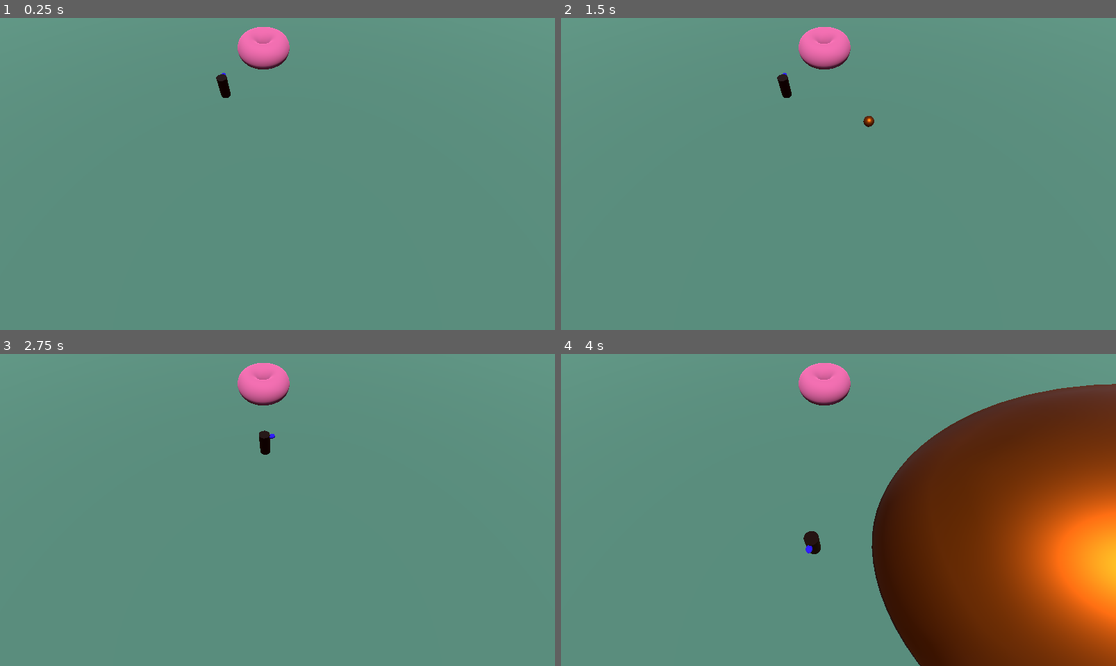
Above: before the commit, frames 1-4 (two rows, left to right).
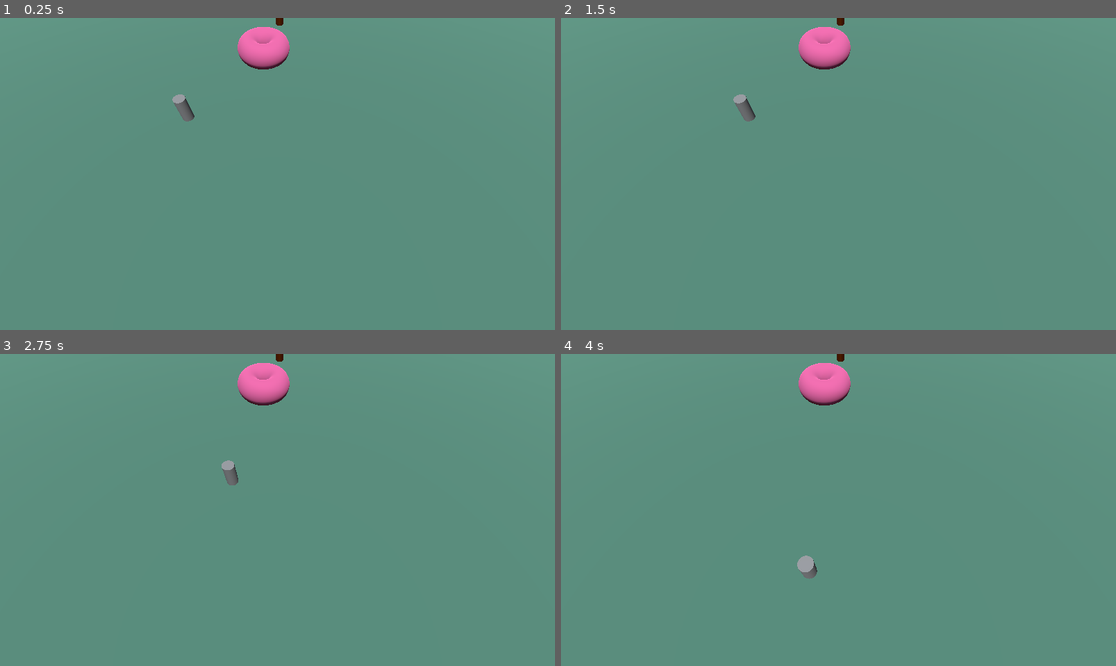
Above: after the commit, the same moments.

Repository: CoininDev/LigmadasLendas
Game: Godot game, scene res://cenas/cena_de_teste.tscn
Same seed, same stepped clock (60 frames per second), same inputs: the game is played once before the commit and once after it.
Inputs (mouse positions are in pixels of both pictures, inside the frame that each line leads up to):
- Up to frame 1 (0.25 s): no input
- Up to frame 2 (1.5 s): tap Enter at 0.5 s; move the mouse to (960, 158) at 0.52 s; hold Right (ui_right) 0.53-1.28 s; tap E (e) at 0.6 s; click (960, 158) at 0.8 s; move the mouse to (727, 189) at 1.27 s; hold Down (ui_down) from 1.28 s (still down); click (727, 189) at 1.35 s
- Up to frame 3 (2.75 s): right-click (166, 525) at 1.55 s; move the mouse to (333, 441) at 2.02 s; release Down (ui_down) at 2.03 s; hold Right (ui_right) from 2.03 s (still down); hold Right mouse button (mright) from 2.03 s (still down); tap Q (q) at 2.3 s
- Up to frame 4 (4 s): move the mouse to (810, 572) at 2.77 s; release Right (ui_right) at 2.78 s; release Right mouse button (mright) at 2.78 s; hold Up (ui_up) 2.78-3.53 s; tap Q (q) at 2.85 s; tap R (r) at 3.05, 3.6 s; move the mouse to (1005, 556) at 3.52 s; hold Left (ui_left) from 3.53 s (still down); tap W (w) at 3.8 s

The runs differ from the first frame. In frame 1, 0.4% of the frame differs, in the area x 31-52%, y 0-34%; in frame 2, 0.4%; in frame 3, 0.3%; in frame 4, 34%, in the area x 42-100%, y 0-100%.
Error before the commit: Invalid assignment of property or key 'material' with value of type 'StandardMaterial3D' on a base object of type 'Mesh'. (res://scripts/charbase.gd:106)

Commit message:
recomeço

Diff:
--- a/cenas/cena_de_teste.tscn
+++ b/cenas/cena_de_teste.tscn
@@ -1,7 +1,7 @@
 [gd_scene load_steps=12 format=3 uid="uid://dvmj1414akb08"]
 
 [ext_resource type="PackedScene" uid="uid://c1xp1m6kdpsgk" path="res://objs/camera_man.tscn" id="1_kqkdf"]
-[ext_resource type="PackedScene" uid="uid://iytvlww1wnxs" path="res://objs/char_base.tscn" id="2_587kj"]
+[ext_resource type="Script" path="res://scripts/cena_de_teste.gd" id="1_lt10w"]
 
 [sub_resource type="NavigationMesh" id="NavigationMesh_7vdlp"]
 vertices = PackedVector3Array(-49.5, 1, 6.75, -5.5, 1, 6.75, -5.5, 1, 5.5, -49.5, 1, 6.75, -5.5, 1, 5.5, -4.25, 1, 3.75 …(1431 unchanged characters)…
@@ -35,10 +35,9 @@
 ssao_enabled = true
 
 [node name="Cena de teste" type="Node3D"]
+script = ExtResource("1_lt10w")
 
 [node name="CameraMan" parent="." instance=ExtResource("1_kqkdf")]
-
-[node name="CharBase" parent="." instance=ExtResource("2_587kj")]
 
 [node name="NavigationRegion3D" type="NavigationRegion3D" parent="."]
 navigation_mesh = SubResource("NavigationMesh_7vdlp")
@@ -62,3 +61,6 @@
 
 [node name="DirectionalLight3D" type="DirectionalLight3D" parent="."]
 transform = Transform3D(1, 0, 0, 0, 0.36291, 0.931824, 0, -0.931824, 0.36291, 0, 8, 0)
+
+[node name="hero spawn" type="Marker3D" parent="."]
+transform = Transform3D(1, 0, 0, 0, 1, 0, 0, 0, 1, -8.113, 2, 18.008)
--- a/objs/char_base.tscn
+++ /dev/null
@@ -1,69 +0,0 @@
-[gd_scene load_steps=11 format=3 uid="uid://iytvlww1wnxs"]
-
-[ext_resource type="Script" path="res://scripts/charbase.gd" id="1_5ocqd"]
-[ext_resource type="PackedScene" uid="uid://7g5bq1ieqvc7" path="res://objs/targets/circular_area.tscn" id="2_1am66"]
-[ext_resource type="Material" uid="uid://tdbycpp30oep" path="res://graphics/gold.tres" id="3_foyf0"]
-
-[sub_resource type="SphereMesh" id="SphereMesh_7eere"]
-material = ExtResource("3_foyf0")
-radius = 4.0
-height = 4.0
-is_hemisphere = true
-
-[sub_resource type="SphereMesh" id="SphereMesh_kpxkx"]
-material = ExtResource("3_foyf0")
-radius = 10.0
-height = 10.0
-is_hemisphere = true
-
-[sub_resource type="StandardMaterial3D" id="StandardMaterial3D_mq4fk"]
-albedo_color = Color(0.411765, 0.207843, 0.14902, 1)
-metallic = 1.0
-metallic_specular = 1.0
-roughness = 0.02
-emission = Color(0.305882, 0.658824, 0.592157, 1)
-
-[sub_resource type="CylinderMesh" id="CylinderMesh_lnl31"]
-material = SubResource("StandardMaterial3D_mq4fk")
-
-[sub_resource type="CylinderShape3D" id="CylinderShape3D_0wd5r"]
-
-[sub_resource type="StandardMaterial3D" id="StandardMaterial3D_imhtu"]
-albedo_color = Color(0.145098, 0, 0.956863, 1)
-
-[sub_resource type="CapsuleMesh" id="CapsuleMesh_ofqr5"]
-material = SubResource("StandardMaterial3D_imhtu")
-height = 1.0
-
-[node name="CharBase" type="CharacterBody3D" groups=["char"]]
-transform = Transform3D(1, 0, 0, 0, 1, 0, 0, 0, 1, -5.67001, 1.60324, 13.4823)
-script = ExtResource("1_5ocqd")
-q_apply_to = ["char"]
-w_target = ExtResource("2_1am66")
-w_effects = {
-"adsf": 5.0
-}
-w_properties = {
-"area_radius": 4.0,
-"delay_sec": 0.5,
-"graphics": SubResource("SphereMesh_7eere")
-}
-r_properties = {
-"area_radius": 10.0,
-"delay_sec": 0.5,
-"graphics": SubResource("SphereMesh_kpxkx")
-}
-r_apply_to = ["char"]
-
-[node name="MeshInstance3D" type="MeshInstance3D" parent="."]
-mesh = SubResource("CylinderMesh_lnl31")
-
-[node name="CollisionShape3D" type="CollisionShape3D" parent="."]
-shape = SubResource("CylinderShape3D_0wd5r")
-
-[node name="NavigationAgent3D" type="NavigationAgent3D" parent="."]
-avoidance_enabled = true
-
-[node name="MeshInstance3D2" type="MeshInstance3D" parent="."]
-transform = Transform3D(-0.0199716, 0.441931, 0, -0.432807, -0.0203926, 0, 0, 0, 0.554438, 0.063448, 0.755017, -0.684919)
-mesh = SubResource("CapsuleMesh_ofqr5")
--- a/objs/targets/circular_area.tscn
+++ /dev/null
@@ -1,44 +0,0 @@
-[gd_scene load_steps=7 format=3 uid="uid://7g5bq1ieqvc7"]
-
-[ext_resource type="Script" path="res://scripts/targets/target_area.gd" id="1_8l00f"]
-[ext_resource type="Material" uid="uid://tdbycpp30oep" path="res://graphics/gold.tres" id="2_0mwe3"]
-[ext_resource type="Material" uid="uid://7s52l7ud3a8x" path="res://graphics/casd.tres" id="3_k6lly"]
-
-[sub_resource type="SphereMesh" id="SphereMesh_428yw"]
-material = ExtResource("2_0mwe3")
-radius = 4.0
-height = 4.0
-is_hemisphere = true
-
-[sub_resource type="SphereShape3D" id="SphereShape3D_1hmq0"]
-
-[sub_resource type="SphereMesh" id="SphereMesh_k45u5"]
-material = ExtResource("3_k6lly")
-radius = 4.0
-height = 4.0
-is_hemisphere = true
-
-[node name="CircularArea" type="Node3D"]
-transform = Transform3D(1, 0, 0, 0, 1, 0, 0, 0, 1, 0, 0, 10.2664)
-script = ExtResource("1_8l00f")
-properties = {
-"area_radius": 4.0,
-"delay_sec": 0.0,
-"graphics": SubResource("SphereMesh_428yw"),
-"range": 20.0
-}
-
-[node name="area" type="Area3D" parent="."]
-
-[node name="CollisionShape3D" type="CollisionShape3D" parent="area"]
-shape = SubResource("SphereShape3D_1hmq0")
-
-[node name="MeshInstance3D" type="MeshInstance3D" parent="area"]
-mesh = SubResource("SphereMesh_k45u5")
-skeleton = NodePath("../..")
-
-[node name="timer" type="Timer" parent="."]
-
-[connection signal="body_entered" from="area" to="area" method="_on_body_entered"]
-[connection signal="body_exited" from="area" to="area" method="_on_body_exited"]
-[connection signal="timeout" from="timer" to="." method="_on_timer_timeout"]
--- a/objs/targets/projectile.tscn
+++ /dev/null
@@ -1,48 +0,0 @@
-[gd_scene load_steps=8 format=3 uid="uid://dbbm3a5x1u3ny"]
-
-[ext_resource type="Script" path="res://scripts/targets/projectile.gd" id="1_p4gnw"]
-[ext_resource type="Material" uid="uid://tdbycpp30oep" path="res://graphics/gold.tres" id="2_hrrje"]
-[ext_resource type="Material" uid="uid://7s52l7ud3a8x" path="res://graphics/casd.tres" id="3_x1rdy"]
-
-[sub_resource type="SphereMesh" id="SphereMesh_bq3fo"]
-material = ExtResource("2_hrrje")
-
-[sub_resource type="SphereShape3D" id="SphereShape3D_8eypi"]
-
-[sub_resource type="BoxShape3D" id="BoxShape3D_jqegb"]
-
-[sub_resource type="QuadMesh" id="QuadMesh_hjj8v"]
-material = ExtResource("3_x1rdy")
-
-[node name="Projectile" type="Node3D"]
-script = ExtResource("1_p4gnw")
-effects = {
-"marca": true
-}
-properties = {
-"distance": 15,
-"graphics": SubResource("SphereMesh_bq3fo"),
-"radius": 0.5,
-"speed": 10.0
-}
-
-[node name="bullet" type="Area3D" parent="."]
-transform = Transform3D(1, 0, 0, 0, 1, 0, 0, 0, 1, 0, 0, -1)
-
-[node name="CollisionShape3D" type="CollisionShape3D" parent="bullet"]
-shape = SubResource("SphereShape3D_8eypi")
-
-[node name="MeshInstance3D" type="MeshInstance3D" parent="bullet"]
-
-[node name="end" type="Area3D" parent="."]
-transform = Transform3D(1, 0, 0, 0, 1, 0, 0, 0, 1, 0, 0, -15)
-
-[node name="CollisionShape3D" type="CollisionShape3D" parent="end"]
-shape = SubResource("BoxShape3D_jqegb")
-
-[node name="RangeShow" type="MeshInstance3D" parent="."]
-transform = Transform3D(1, 0, 0, 0, -4.37114e-08, 1, 0, -1, -4.37114e-08, 0, 0, -8)
-mesh = SubResource("QuadMesh_hjj8v")
-skeleton = NodePath("../bullet")
-
-[connection signal="area_entered" from="bullet" to="." method="_on_bullet_area_entered"]
--- a/project.godot
+++ b/project.godot
@@ -14,10 +14,6 @@
 run/main_scene="res://cenas/cena_de_teste.tscn"
 config/features=PackedStringArray("4.2", "Forward Plus")
 config/icon="res://icon.svg"
-
-[display]
-
-window/size/mode=3
 
 [editor_plugins]
 
--- /dev/null
+++ b/scripts/HeroBase.gd
@@ -0,0 +1,106 @@
+class_name HeroBase
+extends CharacterBody3D
+@export var max_health = 100
+@export var raw_armor = 25
+@export var raw_magic_resistance = 25
+@export var raw_psycho_resistance = 25
+@export var raw_physic_power = 50
+@export var raw_magic_power = 50
+@export var raw_psycho_power = 50
+@export var raw_speed = 750
+var speed = raw_speed
+var armor = raw_armor
+var magic_resistance = raw_magic_resistance
+var psycho_resistance = raw_psycho_resistance
+var physic_power = raw_physic_power
+var magic_power = raw_magic_power
+var psycho_power = raw_psycho_power
+
+var atk_target:Node
+
+var mover = true
+
+@export var effects = {
+	"root":0.0,
+	"silence":0.0,
+	"slow":0.0,
+	"taunt":0.0,
+	"fear":0.0,
+	"chant":0.0
+}
+
+@export var comps = {
+	"nav": NavigationAgent3D.new(),
+	"col": CollisionShape3D.new(),
+	"gfx": MeshInstance3D.new()
+}
+
+func _ready():
+	add_to_group("hero")
+	comps["col"].shape = CylinderShape3D
+	comps["nav"].path_desired_distance = 0.1
+	comps["nav"].target_desired_distance = 0.1
+	comps["col"].position.y = 1
+	comps["gfx"].position.y = 1
+
+	for comp in comps:
+		#comps[comp].name = comps[comp].name + str(unique_token())
+		add_child(comps[comp])
+	#name = name +str(unique_token())
+func _process(delta):
+	print(atk_target)
+	if not comps["nav"].is_navigation_finished() && mover:
+		move(delta)
+
+func _input(_e):
+	select_move_destiny()
+	select_target()
+
+#movement
+func select_move_destiny():
+	if Input.is_action_pressed("mright"):
+		#converter o ponto do mouse na tela 2d para um ponto 3d no jogo.
+		#para isso é preciso criar um raio, uma linha reta que parte da camera e segue até encontrar uma colisão.
+		var camera = get_tree().get_nodes_in_group("camera")[0]
+		var mousepos = get_viewport().get_mouse_position()
+		var raylen = 1000
+		var from = camera.project_ray_origin(mousepos)
+		var to = from + camera.project_ray_normal(mousepos) * raylen
+		var space = get_world_3d().direct_space_state
+		var rayquery = PhysicsRayQueryParameters3D.new()
+		rayquery.from = from
+		rayquery.to = to
+		var result = space.intersect_ray(rayquery)
+		if result.has("position"):
+			comps["nav"].target_position = result.position
+func move(delta):
+	var targetpos = comps["nav"].get_next_path_position()
+	var dir = global_position.direction_to(targetpos)
+	look_at(Vector3(targetpos.x, global_position.y, targetpos.z), Vector3.UP)#olhar para a direção certa
+	velocity = dir * speed * delta
+	move_and_slide()
+
+#attack
+func select_target():
+	if Input.is_action_just_pressed("mleft"):
+		var camera = get_tree().get_nodes_in_group("camera")[0]
+		var mousepos = get_viewport().get_mouse_position()
+		var raylen = 1000
+		var from = camera.project_ray_origin(mousepos)
+		var to = from + camera.project_ray_normal(mousepos) * raylen
+		var space = get_world_3d().direct_space_state
+		var rayquery = PhysicsRayQueryParameters3D.new()
+		rayquery.from = from
+		rayquery.to = to
+		var result = space.intersect_ray(rayquery)
+		if result.has("collider"):
+			if result.collider.is_in_group("hero"):
+				atk_target = result.collider
+
+#id
+func unique_token():
+	var count = 0
+	for node in get_parent().get_children():
+		if node.is_in_group("hero"):
+			count += 1
+	return count
--- /dev/null
+++ b/scripts/cena_de_teste.gd
@@ -0,0 +1,18 @@
+extends Node3D
+
+
+func _ready():
+	var hero = HeroBase.new()
+	hero.comps["gfx"].mesh = CylinderMesh.new()
+	hero.position = $"hero spawn".position
+	add_child(hero)
+
+	var saco_de_pancada = HeroBase.new()
+	saco_de_pancada.mover = false
+	saco_de_pancada.comps["gfx"].mesh = CylinderMesh.new()
+	saco_de_pancada.comps["gfx"].mesh.material = load("res://graphics/gold.tres")
+	saco_de_pancada.position = Vector3(0,1,0)
+	add_child(saco_de_pancada)
+
+func _process(delta):
+	pass
--- a/scripts/charbase.gd
+++ b/scripts/charbase.gd
@@ -15,36 +15,11 @@
 var magic_power = raw_magic_power
 var psycho_power = raw_psycho_power
 
+
+
 @export var effects = {
 	"marca": false
 }
-
-@export_category("Habilidades")
-
-@export_group("Q")
-@export var q_target:PackedScene = preload("res://objs/targets/projectile.tscn")
-@export var q_effects:Dictionary
-@export var q_properties:Dictionary
-@export var q_apply_to:Array
-
-@export_group("W")
-@export var w_target:PackedScene = preload("res://objs/targets/projectile.tscn")
-@export var w_effects:Dictionary
-@export var w_properties:Dictionary
-@export var w_apply_to:Array
-
-@export_group("E")
-@export var e_target:PackedScene = preload("res://objs/targets/projectile.tscn")
-@export var e_effects:Dictionary
-@export var e_properties:Dictionary
-@export var e_apply_to:Array
-
-@export_group("R")
-@export var r_target:PackedScene = preload("res://objs/targets/circular_area.tscn")
-@export var r_effects:Dictionary
-@export var r_properties:Dictionary
-@export var r_apply_to:Array
-
 @onready var navagent = $NavigationAgent3D
 #funções centrais
 func _process(delta):
@@ -54,17 +29,9 @@
 
 
 func _input(_event):
-	select_target()
-	if Input.is_action_just_pressed("q"):
-		cast_Q()
-	if Input.is_action_just_pressed("w"):
-		cast_W()
-	if Input.is_action_just_pressed("e"):
-		cast_E()
-	if Input.is_action_just_pressed("r"):
-		cast_R()
+	select_destiny_move()
 #movimento
-func select_target():
+func select_destiny_move():
 	if Input.is_action_pressed("mright"):
 		#converter o ponto do mouse na tela 2d para um ponto 3d no jogo.
 		#para isso é preciso criar um raio, uma linha reta que parte da camera e segue até encontrar uma colisão.
@@ -86,56 +53,3 @@
 	look_at(Vector3(targetpos.x, global_position.y, targetpos.z), Vector3.UP)#olhar para a direção certa
 	velocity = dir * speed * delta
 	move_and_slide()
-#habilidades
-
-func cast_Q():
-	#var q = q_target.instantiate()
-	#for effect in q_effects:
-		#q.effects[effect] = q_effects[effect]
-	#for property in q_properties:
-		#q.properties[property] = q_properties[property]
-	#q.caster = self
-	#q.apply_to = q_apply_to
-	#q.button = "q"
-	#get_parent().add_child(q)
-	var q = ProjectileTarget.new()
-	q.caster = self
-	q.button = "q"
-	q.position = Vector3.ZERO
-	get_parent().add_child(q)
-	q.properties["gfx"].material = load("res://graphics/gold.tres")
-
-func cast_W():
-	var w = w_target.instantiate()
-	for effect in w_effects:
-		w.effects[effect] = w_effects[effect]
-	for property in w_properties:
-		w.properties[property] = w_properties[property]
-	w.caster = self
-	w.apply_to = w_apply_to
-	w.button = "w"
-	get_parent().add_child(w)
-
-
-func cast_E():
-	var e = e_target.instantiate()
-	for effect in e_effects:
-		e.effects[effect] = e_effects[effect]
-	for property in e_properties:
-		e.properties[property] = e_properties[property]
-	e.caster = self
-	e.apply_to = e_apply_to
-	e.button = "e"
-	get_parent().add_child(e)
-
-
-func cast_R():
-	var r = r_target.instantiate()
-	for effect in r_effects:
-		r.effects[effect] = r_effects[effect]
-	for property in r_properties:
-		r.properties[property] = r_properties[property]
-	r.caster = self
-	r.apply_to = r_apply_to
-	r.button = "r"
-	get_parent().add_child(r)
--- a/scripts/targets/projectile.gd
+++ /dev/null
@@ -1,59 +0,0 @@
-extends Node3D
-
-@export var caster:Node3D
-@export var effects:Dictionary
-@export var apply_to:Array
-@export var button:String
-
-@export var properties:Dictionary
-
-var running = false
-
-func _ready():
-	positioning_phase()
-	$bullet/CollisionShape3D.shape.radius = properties["radius"]
-	$end.position.z = -properties["distance"]
-	$RangeShow.position.z = floor(-properties["distance"]/2)
-	$RangeShow.mesh.size.y = properties["distance"]
-func _process(delta):
-	if not running:
-		positioning_phase()
-	if running:
-		run(delta)
-func mouse_pos():
-	var camera = get_tree().get_nodes_in_group("camera")[0]
-	var mousepos = get_viewport().get_mouse_position()
-	var raylen = 1000
-	var from = camera.project_ray_origin(mousepos)
-	var to = from + camera.project_ray_normal(mousepos) * raylen
-	var space = get_world_3d().direct_space_state
-	var rayquery = PhysicsRayQueryParameters3D.new()
-	rayquery.from = from
-	rayquery.to = to
-	var result = space.intersect_ray(rayquery)
-	if result.has("position"):
-		return result.position
-func _input(_event):
-	if Input.is_action_just_released(button):
-		running = true
-		if properties["graphics"]:
-			$bullet/MeshInstance3D.mesh = properties["graphics"]
-		$RangeShow.visible = false
-func run(delta):
-	$bullet.translate(Vector3(0,0,-1) * properties["speed"] * delta)
-	position.y = 1
-
-func _on_bullet_area_entered(body):
-	if body.name == "end":
-		queue_free()
-	for group in apply_to:
-		if body.is_in_group(group):
-			for effect in effects:
-				body.effects[effect] = effects[effect]
-
-
-func positioning_phase():
-	look_at(Vector3(mouse_pos().x,1,mouse_pos().z))
-	position.x = caster.position.x
-	position.z = caster.position.z
-	position.y = 1
--- a/scripts/targets/target_area.gd
+++ /dev/null
@@ -1,72 +0,0 @@
-extends Node3D
-
-@export var caster:Node3D
-@export var effects:Dictionary
-@export var apply_to:Array
-@export var button:String
-
-@export var properties:Dictionary
-
-var inside:Array
-var running = false
-
-func _ready():
-	move()
-	position = caster.position
-
-	$area/CollisionShape3D.shape.radius = properties["area_radius"]
-	$area/MeshInstance3D.mesh.radius = properties["area_radius"]
-	$area/MeshInstance3D.mesh.height = properties["area_radius"]
-func _process(_delta):
-	if not running:
-		move()
-		position = caster.position
-
-func move():
-	var camera = get_tree().get_nodes_in_group("camera")[0]
-	var mousepos = get_viewport().get_mouse_position()
-	var raylen = 1000
-	var from = camera.project_ray_origin(mousepos)
-	var to = from + camera.project_ray_normal(mousepos) * raylen
-	var space = get_world_3d().direct_space_state
-	var rayquery = PhysicsRayQueryParameters3D.new()
-	rayquery.from = from
-	rayquery.to = to
-	var result = space.intersect_ray(rayquery)
-	if result.has("position"):
-		var result0 = Vector3(result.position.x, 0, result.position.z)
-		#direction
-		look_at(result.position)
-		rotation.z = 0
-		rotation.x = 0
-
-		#distance
-		$area.position.z = -result0.distance_to(position)
-		if $area.position.z < -properties["range"]:
-			$area.position.z = -properties["range"]
-func _on_body_entered(body):
-	for group in apply_to:
-		if body.is_in_group(group) and body != caster:
-			inside.append(body)
-func _on_body_exited(body):
-	if inside.has(body):
-		inside.erase(body)
-func _input(_event):
-	if Input.is_action_just_released(button):
-		if properties["delay_sec"] > 0:
-			running = true
-			$area/MeshInstance3D.mesh = properties["graphics"]
-			$timer.wait_time = properties["delay_sec"]
-			$timer.start()
-		else:
-			for i in inside:
-				for effect in effects:
-					i.effects[effect] = effects[effect]
-			queue_free()
-
-
-func _on_timer_timeout():
-	for i in inside:
-		for effect in effects:
-			i.effects[effect] = effects[effect]
-	queue_free()
--- a/scripts/targets2/projectile_class.gd
+++ /dev/null
@@ -1,95 +0,0 @@
-class_name ProjectileTarget
-extends Target
-
-var running = false
-
-@export var children = {
-	"bullet":Area3D.new(),
-	"bullet_graph":MeshInstance3D.new(),
-	"bullet_col":CollisionShape3D.new(),
-	"end":StaticBody3D.new(),
-	"end_col":CollisionShape3D.new(),
-	"show_range":MeshInstance3D.new()
-}
-@export var properties = {
-	"distance": 15,
-	"gfx": Mesh.new(),
-	"radius": 0.5,
-	"speed": 10
-}
-
-func create():
-	children["end"].position.z = -properties["distance"]
-	children["end_col"].shape = BoxShape3D.new()
-	children["end_col"].disabled = true
-
-	children["bullet_col"].position.z = -1
-	children["bullet_col"].shape = SphereShape3D.new()
-	children["bullet_col"].shape.radius = properties["radius"]
-	#properties["graph"].material = load("res://graphics/gold.tres")
-
-	children["show_range"].mesh = QuadMesh.new()
-	children["show_range"].mesh.material = load("res://graphics/casd.tres")
-	children["show_range"].rotation.x = deg_to_rad(-90)
-	children["show_range"].position.z = floor(-properties["distance"]/2)
-	children["show_range"].mesh.size.y = properties["distance"]
-
-	for child in children:
-		children[child].name = child
-	add_child(children["bullet"])
-	children["bullet"].add_child(children["bullet_graph"])
-	children["bullet"].add_child(children["bullet_col"])
-	add_child(children["end"])
-	children["end"].add_child(children["end_col"])
-	add_child(children["show_range"])
-
-func _ready():
-	create()
-	preview()
-	children["bullet"].body_entered.connect(check)
-
-func _process(delta):
-	if not running:
-		preview()
-	else:
-		run(delta)
-
-func preview():
-	if mouse_pos():
-		look_at(Vector3(mouse_pos().x,1,mouse_pos().z))
-	position.x = caster.position.x
-	position.z = caster.position.z
-	position.y = 1
-
-func mouse_pos():
-	var camera = get_tree().get_nodes_in_group("camera")[0]
-	var mousepos = get_viewport().get_mouse_position()
-	var raylen = 1000
-	var from = camera.project_ray_origin(mousepos)
-	var to = from + camera.project_ray_normal(mousepos) * raylen
-	var space = get_world_3d().direct_space_state
-	var rayquery = PhysicsRayQueryParameters3D.new()
-	rayquery.from = from
-	rayquery.to = to
-	var result = space.intersect_ray(rayquery)
-	if result.has("position"):
-		return result.position
-
-func check(thing):
-	if thing == children["end"]:
-		queue_free()
-	for group in apply_to:
-		if thing.is_in_group(group):
-			for effect in effects:
-				thing.effects[effect] = effects[effect]
-
-func run(delta):
-	children["bullet"].translate(Vector3(0,0,-1) * properties["speed"] * delta)
-	position.y = 1
-
-func _input(_event):
-	if Input.is_action_just_released(button):
-		running = true
-		if properties["gfx"] != Mesh.new():
-			children["bullet_graph"].mesh = properties["gfx"]
-		children["show_range"].visible = false
--- a/scripts/targets2/target.gd
+++ /dev/null
@@ -1,25 +0,0 @@
-class_name  Target
-extends Node3D
-
-@export var caster:Node3D
-@export var effects:Dictionary
-@export var apply_to:Array
-@export var button:String
-
-func create():
-	pass
-
-func _ready():
-	pass
-
-func _process(_delta):
-	pass
-
-func apply():
-	pass
-
-func preview():
-	pass
-
-func check(_thing):
-	pass
